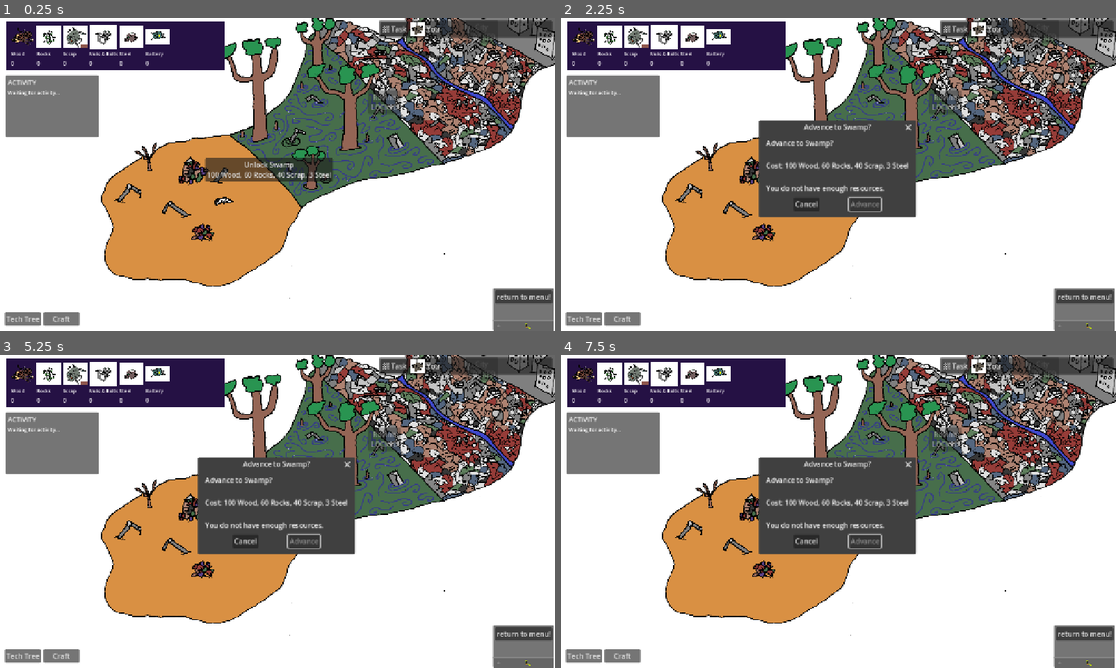
Above: before the commit, frames 1-4 (two rows, left to right).
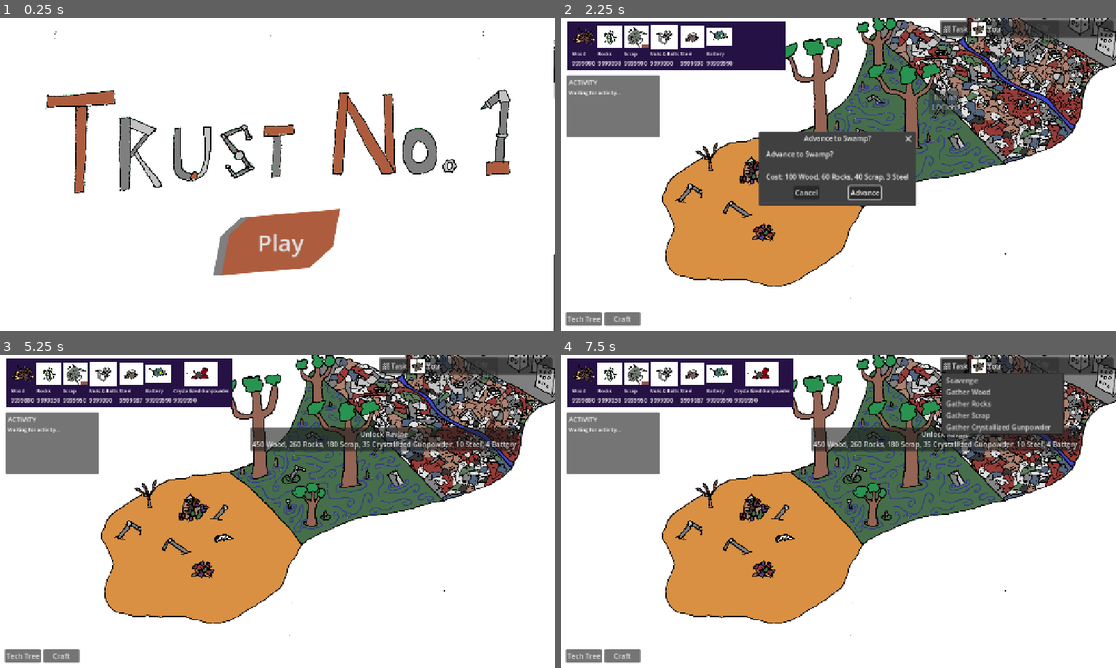
Above: after the commit, the same moments.

Repository: ChrstphrHll/brackeys2026.2
Game: Godot game, scene res://menu/menu.tscn
Same seed, same stepped clock (60 frames per second), same inputs: the game is played once before the commit and once after it. Before the commit the project starts from res://game.tscn. The engine's default icon, where the game draws it, is replaced by a stand-in: a white triangle on a blue panel in a dark square.
Inputs (mouse positions are in pixels of both pictures, inside the frame that each line leads up to):
- Up to frame 1 (0.25 s): no input
- Up to frame 2 (2.25 s): click (1082, 296) at 0.5 s, where only the run before the commit has a clickable "return to menu!"; click "Play" at 1.25 s; click "Unlock Swamp 100 Wood, 60 Roc…" at 2 s
- Up to frame 3 (5.25 s): click "Task" at 2.75 s; click "Tech Tree" at 3.5 s; click "Craft" at 4.25 s; click (305, 530) at 5 s, where only the run after the commit has a clickable "Advance"
- Up to frame 4 (7.5 s): click "Unlock Swamp 100 Wood, 60 Roc…" (after the commit: "Unlock Ravine 450 Wood, 260 R…") at 5.75 s; click "Unlock Swamp 100 Wood, 60 Roc…" (after the commit: "Unlock Ravine 450 Wood, 260 R…") at 6.5 s; click "Task" at 7.25 s

The runs differ from the first frame. In frame 1, 50% of the frame differs, in the area x 0-100%, y 0-100%; in frame 2, 5.7%; in frame 3, 15%; in frame 4, 18%.

Commit message:
Added music and removed debug and stuff

Diff:
--- a/autoloads/events.gd
+++ b/autoloads/events.gd
@@ -11,6 +11,8 @@
 
 signal get_no_one
 signal final_cutscene_ended
+signal cutscene_started(cutscene_id: int)
+signal cutscene_finished(cutscene_id: int)
 
 signal scavenge_completed(message: String)
 
--- a/autoloads/resources.gd
+++ b/autoloads/resources.gd
@@ -6,7 +6,7 @@
 var _resources: Dictionary = {
 	"wood": {
 		"display_name": "Wood",
-		"amount": 0,
+		"amount": 9999990,
 		"gatherable": true,
 		"unlock_zone": 0,
 		"difficulty": 4.0,
@@ -16,7 +16,7 @@
 
 	"rocks": {
 		"display_name": "Rocks",
-		"amount": 0,
+		"amount": 9999990,
 		"gatherable": true,
 		"unlock_zone": 0,
 		"difficulty": 5.0,
@@ -26,7 +26,7 @@
 
 	"scrap": {
 		"display_name": "Scrap",
-		"amount": 0,
+		"amount": 9999990,
 		"gatherable": true,
 		"unlock_zone": 0,
 		"difficulty": 8.0,
@@ -36,7 +36,7 @@
 
 	"nuts_and_bolts": {
 		"display_name": "Nuts & Bolts",
-		"amount": 0,
+		"amount": 9999990,
 		"gatherable": true,
 		"unlock_zone": 0,
 		"gather_zone": 2,
@@ -47,7 +47,7 @@
 
 	"steel": {
 		"display_name": "Steel",
-		"amount": 0,
+		"amount": 9999990,
 		"gatherable": false,
 		"unlock_zone": 0,
 		"difficulty": 12.0,
@@ -60,7 +60,7 @@
 
 	"battery": {
 		"display_name": "Battery",
-		"amount": 0,
+		"amount": 99999990,
 		"gatherable": false,
 		"unlock_zone": 0,
 		"difficulty": 16.0,
@@ -74,7 +74,7 @@
 
 	"crystallized_gunpowder": {
 		"display_name": "Crystallized Gunpowder",
-		"amount": 0,
+		"amount": 9999990,
 		"gatherable": true,
 		"unlock_zone": 1,
 		"difficulty": 10.0,
@@ -84,7 +84,7 @@
 
 	"ether": {
 		"display_name": "Ether",
-		"amount": 0,
+		"amount": 99999990,
 		"gatherable": true,
 		"unlock_zone": 2,
 		"difficulty": 14.0,
@@ -94,7 +94,7 @@
 
 	"computer_cubes": {
 		"display_name": "Computer Cubes",
-		"amount": 0,
+		"amount": 9999990,
 		"gatherable": true,
 		"unlock_zone": 2,
 		"difficulty": 18.0,
--- a/game.gd
+++ b/game.gd
@@ -3,6 +3,11 @@
 
 var machine_scene = preload("res://machines/machine.tscn")
 const CUTSCENE = preload("uid://8ahvfy8n88ym")
+const NO_ONE_CUTSCENE = 1
+const FINAL_CUTSCENE = 2
+
+
+@onready var main_music: AudioStreamPlayer = $MainMusic
 
 
 
@@ -65,12 +70,18 @@
 
 
 func _ready() -> void:
+	var main_music_stream := main_music.stream as AudioStreamMP3
+	if main_music_stream != null:
+		main_music_stream.loop = true
+
 	tech_tree_button.pressed.connect(
 		tech_tree_menu.open_menu
 	)
 
 	Events.final_cutscene_ended.connect(_on_main_menu_pressed)
 	Events.get_no_one.connect(_get_no_one)
+	Events.cutscene_started.connect(_on_cutscene_started)
+	Events.cutscene_finished.connect(_on_cutscene_finished)
 	Zones.zone_changed.connect(_play_final_cutscene)
 
 
@@ -284,12 +295,21 @@
 
 func _on_no_one_cutscene_timeout():
 	var no_one_cutscene = CUTSCENE.instantiate()
-	no_one_cutscene.selected_cutscene = 1
+	no_one_cutscene.selected_cutscene = NO_ONE_CUTSCENE
 	add_child(no_one_cutscene)
 
 
 func _play_final_cutscene(zone):
 	if zone == 3:
 		var final = CUTSCENE.instantiate()
-		final.selected_cutscene = 2
+		final.selected_cutscene = FINAL_CUTSCENE
 		add_child(final)
+
+
+func _on_cutscene_started(_cutscene_id: int) -> void:
+	main_music.stream_paused = true
+
+
+func _on_cutscene_finished(cutscene_id: int) -> void:
+	if cutscene_id != FINAL_CUTSCENE:
+		main_music.stream_paused = false
--- a/game.tscn
+++ b/game.tscn
@@ -7,8 +7,7 @@
 [ext_resource type="PackedScene" uid="uid://bo17u31186itu" path="res://ui/tech_tree_menu.tscn" id="4_fc0e3"]
 [ext_resource type="PackedScene" uid="uid://c3wpjll2xf65r" path="res://ui/crafting_menu.tscn" id="7_eow3j"]
 [ext_resource type="Script" uid="uid://bull8a7to2wxn" path="res://activity_log.gd" id="7_j5wjh"]
-[ext_resource type="PackedScene" uid="uid://8ahvfy8n88ym" path="res://ui/cutscene.tscn" id="8_j5wjh"]
-[ext_resource type="AudioStream" uid="uid://c3iar4gjm0lj0" path="res://assets/GameJam_1.mp3" id="8_vef74"]
+[ext_resource type="AudioStream" uid="uid://vqek8n2hq003" path="res://assets/GameJam_2_MainStage_Revision.mp3" id="8_main_music"]
 
 [node name="Game" type="Node" unique_id=1275175939]
 script = ExtResource("1_80nbo")
@@ -181,43 +180,6 @@
 offset_right = 732.0
 offset_bottom = 585.0
 
-[node name="DebuggingUI" type="Control" parent="." unique_id=2104493506]
-layout_mode = 3
-anchors_preset = 3
-anchor_left = 1.0
-anchor_top = 1.0
-anchor_right = 1.0
-anchor_bottom = 1.0
-grow_horizontal = 0
-grow_vertical = 0
-
-[node name="FoldableContainer" type="FoldableContainer" parent="DebuggingUI" unique_id=580711963]
-layout_mode = 1
-anchors_preset = 3
-anchor_left = 1.0
-anchor_top = 1.0
-anchor_right = 1.0
-anchor_bottom = 1.0
-offset_left = -142.0
-offset_top = -98.0
-offset_right = -2.0
-grow_horizontal = 0
-grow_vertical = 0
-pivot_offset_ratio = Vector2(1, 1)
-title = "🐛"
-title_alignment = 1
-title_position = 1
-
-[node name="VBoxContainer" type="VBoxContainer" parent="DebuggingUI/FoldableContainer" unique_id=1138503624]
-layout_mode = 2
-
-[node name="MainMenu" type="Button" parent="DebuggingUI/FoldableContainer/VBoxContainer" unique_id=1756259338]
-layout_mode = 2
-text = "return to menu!"
-
-[node name="Opening" parent="." unique_id=926457140 instance=ExtResource("8_j5wjh")]
-visible = false
-
 [node name="NoOneCutscene" type="Timer" parent="." unique_id=1806355874]
 wait_time = 60.0
 one_shot = true
@@ -227,11 +189,10 @@
 wait_time = 2.0
 one_shot = true
 
-[node name="AudioStreamPlayer" type="AudioStreamPlayer" parent="." unique_id=1233533009]
-stream = ExtResource("8_vef74")
+[node name="MainMusic" type="AudioStreamPlayer" parent="." unique_id=1233533009]
+stream = ExtResource("8_main_music")
 volume_db = -4.561
 autoplay = true
 
 [connection signal="pressed" from="UI/CraftingButton" to="." method="_on_crafting_button_pressed"]
-[connection signal="pressed" from="DebuggingUI/FoldableContainer/VBoxContainer/MainMenu" to="." method="_on_main_menu_pressed"]
 [connection signal="timeout" from="NoOneCutscene" to="." method="_on_no_one_cutscene_timeout"]
--- a/menu/menu.tscn
+++ b/menu/menu.tscn
@@ -2,6 +2,7 @@
 
 [ext_resource type="Script" uid="uid://cb1fqedlb65vc" path="res://menu/menu.gd" id="1_j0t7f"]
 [ext_resource type="Texture2D" uid="uid://cp1n5s5a3kb2w" path="res://assets/title.png" id="2_g18jx"]
+[ext_resource type="AudioStream" uid="uid://c3iar4gjm0lj0" path="res://assets/GameJam_1.mp3" id="3_title_music"]
 
 [sub_resource type="StyleBoxFlat" id="StyleBoxFlat_ynx3y"]
 bg_color = Color(0.6784314, 0.3647059, 0.24313726, 1)
@@ -73,4 +74,9 @@
 theme_override_styles/hover = SubResource("StyleBoxFlat_6nwqt")
 text = "Play"
 
+[node name="TitleMusic" type="AudioStreamPlayer" parent="."]
+stream = ExtResource("3_title_music")
+volume_db = -4.561
+autoplay = true
+
 [connection signal="pressed" from="PlayButton" to="." method="_on_play_button_pressed"]
--- a/project.godot
+++ b/project.godot
@@ -11,7 +11,7 @@
 [application]
 
 config/name="Brackeys Game Jam"
-run/main_scene="uid://rl5fjnwjo0b2"
+run/main_scene="uid://0ay687agw33u"
 config/features=PackedStringArray("4.7", "GL Compatibility")
 config/icon="res://icon.svg"
 
--- a/ui/cutscene.gd
+++ b/ui/cutscene.gd
@@ -2,6 +2,11 @@
 
 const NO_ONE_CUTSCENE = 1
 const FINAL_CUTSCENE = 2
+const DEFAULT_AUTO_ADVANCE_SECONDS = 6.5
+const NO_ONE_AUTO_ADVANCE_SECONDS = 10.0
+
+const NO_ONE_MUSIC = preload("res://assets/GameJam_1.mp3")
+const FINAL_MUSIC = preload("res://assets/GameJam_Rejoice.mp3")
 
 enum CUTSCENES {
 	OPENING,
@@ -12,8 +17,11 @@
 @export var selected_cutscene: CUTSCENES
 
 
-@onready var timer = $Timer
+@onready var timer: Timer = $Timer
+@onready var music: AudioStreamPlayer = $Music
+
 var storyIndex = 0
+var auto_advance_enabled = true
 
 var pictures = []
 
@@ -85,20 +93,30 @@
 
 
 func _ready():
+	cutscene_setters[selected_cutscene].call()
 	assert(len(textEntries) == len(pictures), "Pictures and Entries must be the same length")
-	cutscene_setters[selected_cutscene].call()
+	_configure_timing()
+	Events.cutscene_started.emit(selected_cutscene)
+	_configure_music()
 	set_screen()
 
+	if auto_advance_enabled:
+		timer.start()
 
-func _process(event):
+
+func _process(_delta: float) -> void:
 	if Input.is_action_just_pressed("ui_accept"):
 		if not progress_story():
 			return
 		set_screen()
-		timer.start()
+		if auto_advance_enabled:
+			timer.start()
 
 
 func _on_timer_timeout():
+	if not auto_advance_enabled:
+		return
+
 	if not progress_story():
 		return
 	set_screen()
@@ -107,6 +125,8 @@
 func progress_story():
 	storyIndex += 1
 	if storyIndex == len(textEntries):
+		Events.cutscene_finished.emit(selected_cutscene)
+
 		if selected_cutscene == FINAL_CUTSCENE:
 			Events.end_game()
 		if selected_cutscene == NO_ONE_CUTSCENE:
@@ -119,3 +139,25 @@
 func set_screen():
 	$Story.text = textEntries[storyIndex]
 	$Image.texture = pictures[storyIndex]
+
+
+func _configure_timing() -> void:
+	timer.stop()
+	auto_advance_enabled = selected_cutscene != FINAL_CUTSCENE
+
+	if selected_cutscene == NO_ONE_CUTSCENE:
+		timer.wait_time = NO_ONE_AUTO_ADVANCE_SECONDS
+	else:
+		timer.wait_time = DEFAULT_AUTO_ADVANCE_SECONDS
+
+
+func _configure_music() -> void:
+	match selected_cutscene:
+		NO_ONE_CUTSCENE:
+			music.stream = NO_ONE_MUSIC
+		FINAL_CUTSCENE:
+			music.stream = FINAL_MUSIC
+		_:
+			return
+
+	music.play()
--- a/ui/cutscene.tscn
+++ b/ui/cutscene.tscn
@@ -32,6 +32,8 @@
 
 [node name="Timer" type="Timer" parent="." unique_id=1157143006]
 wait_time = 6.487
-autostart = true
+
+[node name="Music" type="AudioStreamPlayer" parent="."]
+volume_db = -4.561
 
 [connection signal="timeout" from="Timer" to="." method="_on_timer_timeout"]
Not shown, added: assets/GameJam_2_MainStage_Revision.mp3.import
Not shown, added: assets/GameJam_Rejoice.mp3.import
Not shown, changed: .DS_Store
Not shown, added: assets/GameJam_2_MainStage_Revision.mp3
Not shown, added: assets/GameJam_Rejoice.mp3
